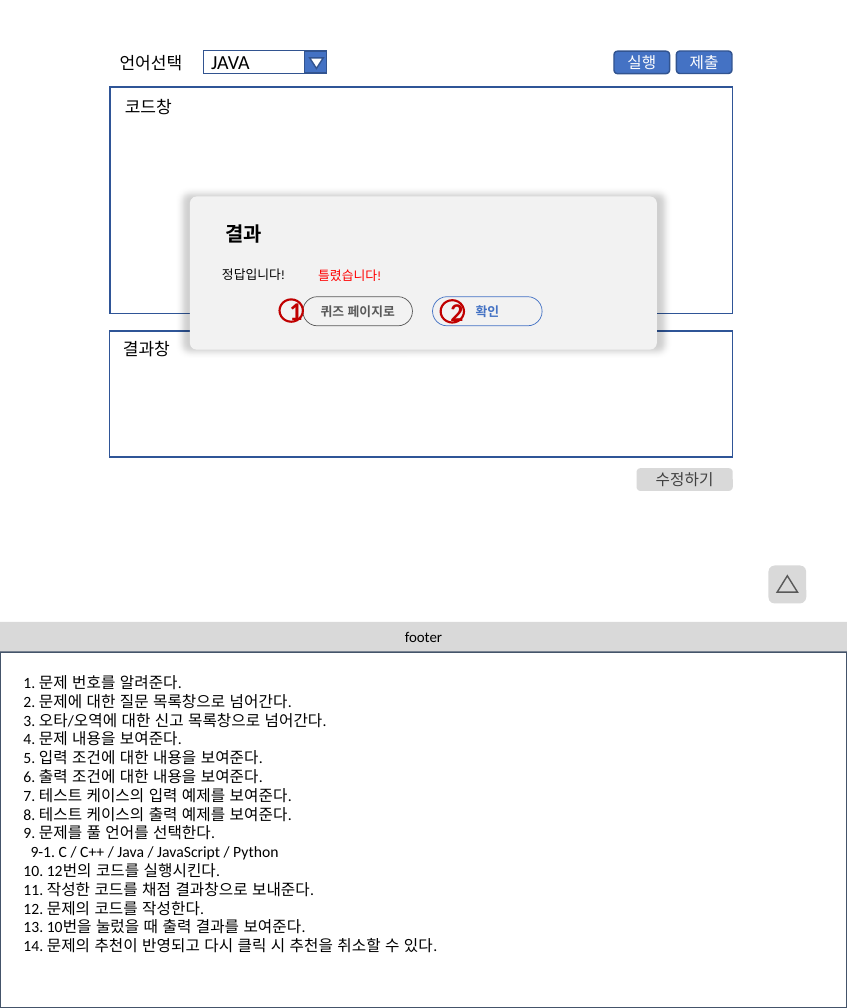
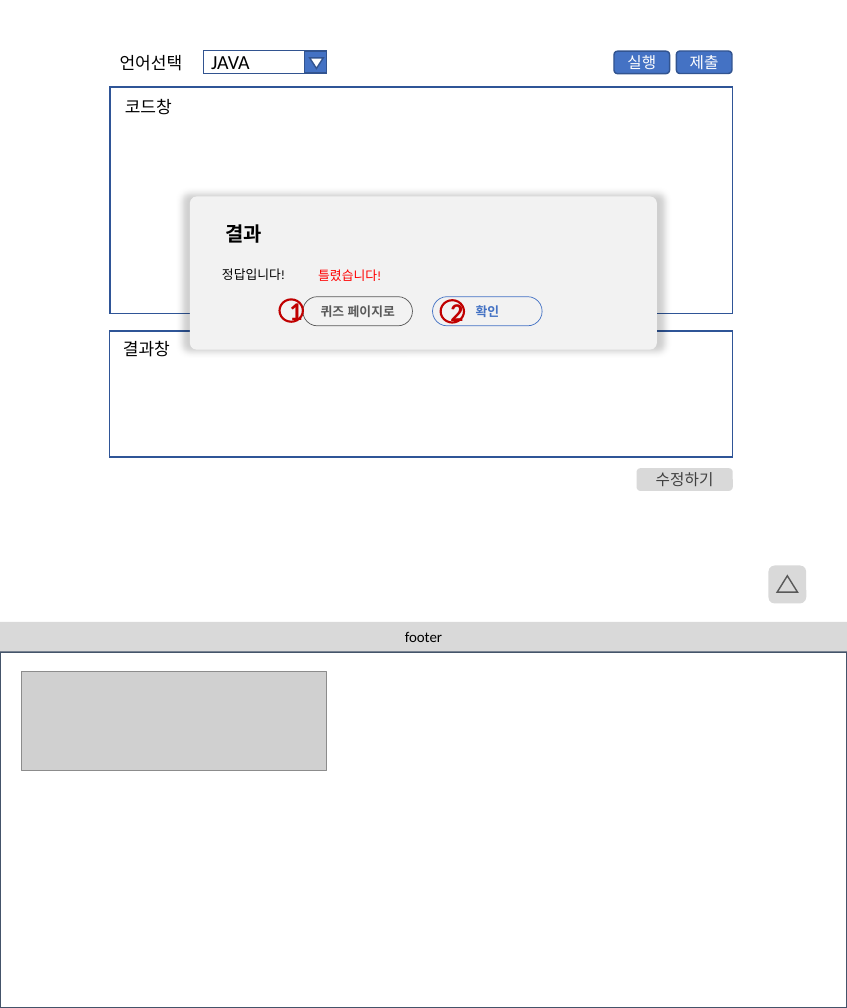
Before and after one commit to btcdd/document, a slide deck: slide 20 of 스토리보드.pptx. Drawn at 847x1008 pixels with LibreOffice and Linux fonts; fonts in the diff are those of the drawing; grey boxes stand for pictures; background and template pictures are left out. Boxes give left, top, right and bottom in pixels: in the first picture for what was removed or moved away, otherwise in the second. Text is boxed around its words. In the diff, an @@ line names an element or a change of style, - is before the commit and + after.

```diff
--- a/스토리보드.pptx
+++ b/스토리보드.pptx
@@ picture added at box(22, 672, 327, 771) @@
@@ text removed at box(23, 675, 437, 953) @@
-1. 문제 번호를 알려준다.
-2. 문제에 대한 질문 목록창으로 넘어간다.
-3. 오타/오역에 대한 신고 목록창으로 넘어간다.
-4. 문제 내용을 보여준다.
-5. 입력 조건에 대한 내용을 보여준다.
-6. 출력 조건에 대한 내용을 보여준다.
-7. 테스트 케이스의 입력 예제를 보여준다.
-8. 테스트 케이스의 출력 예제를 보여준다.
-9. 문제를 풀 언어를 선택한다.
-9-1. C / C++ / Java / JavaScript / Python
-10. 12번의 코드를 실행시킨다.
-11. 작성한 코드를 채점 결과창으로 보내준다.
-12. 문제의 코드를 작성한다.
-13. 10번을 눌렀을 때 출력 결과를 보여준다.
-14. 문제의 추천이 반영되고 다시 클릭 시 추천을 취소할 수 있다.
```
Also in this commit, not shown: 36 other slides changed, 2 slides removed.
